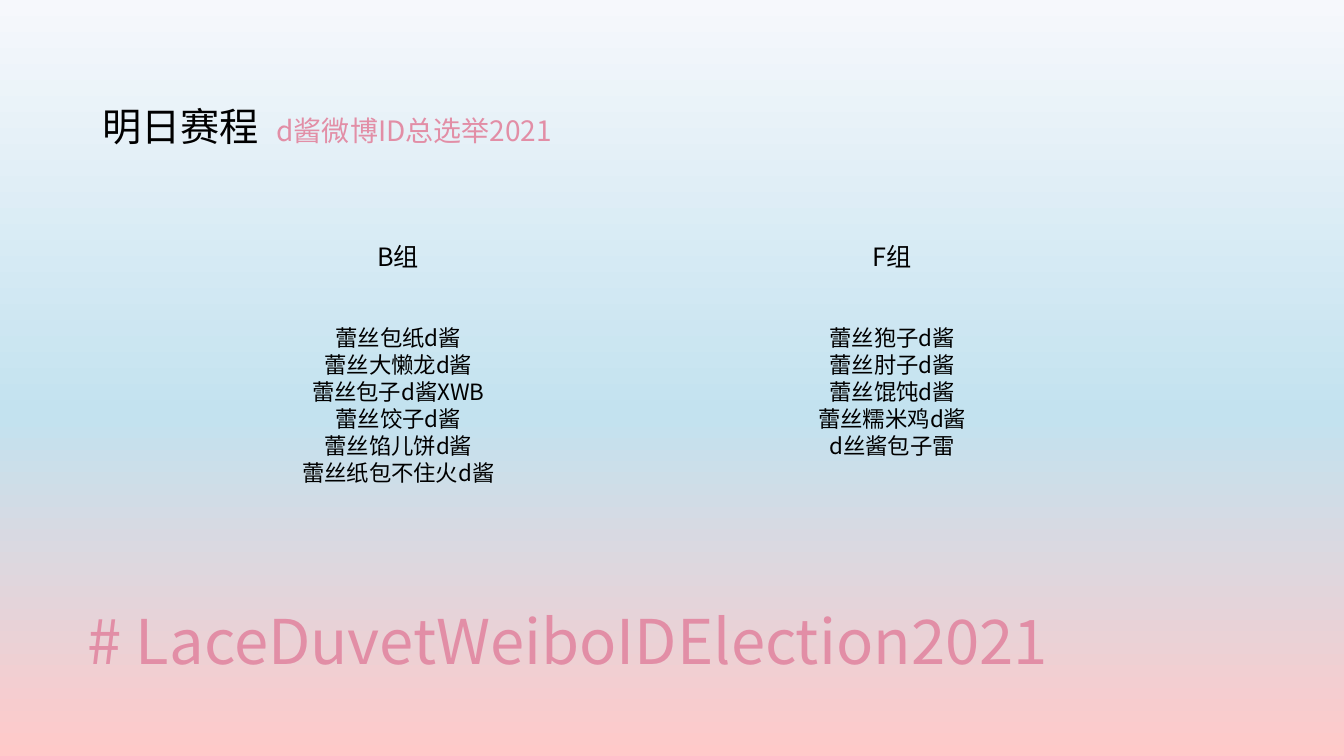
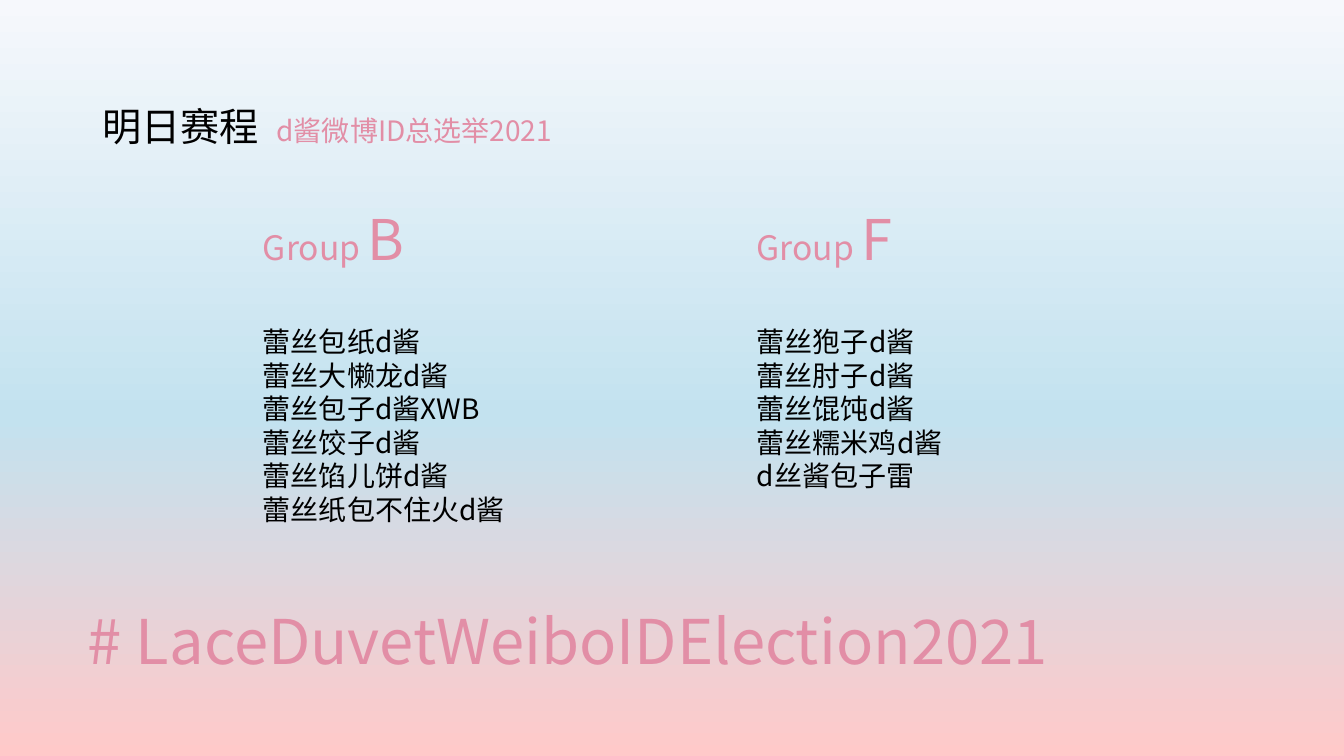
Before and after one commit to yyyeying/LaceDuvetWeiboIDElection2021, a slide deck: slide 4 of documents/race_profile/result_board.pptx. Drawn at 1344x756 pixels with LibreOffice and Linux fonts; fonts in the diff are those of the drawing. Boxes give left, top, right and bottom in pixels: in the first picture for what was removed or moved away, otherwise in the second. Text is boxed around its words. In the diff, an @@ line names an element or a change of style, - is before the commit and + after.

Commit message:
更新展示板样式

```diff
--- a/documents/race_profile/result_board.pptx
+++ b/documents/race_profile/result_board.pptx
@@ text at (263,219,405,268): text changed; size 18 to 24 pt; text colour #000000 to #E28EA6 @@
-B组
+Group B
@@ text added at (757,219,893,268), 24 pt, text #E28EA6 @@
+Group F
@@ text removed at (873,245,912,268) @@
-F组
@@ text "蕾丝包纸d酱" at (263,328,505,523): size 16 to 20 pt; alignment centre to left @@
@@ text "蕾丝狍子d酱" at (757,328,943,489): size 16 to 20 pt; alignment centre to left @@
```
